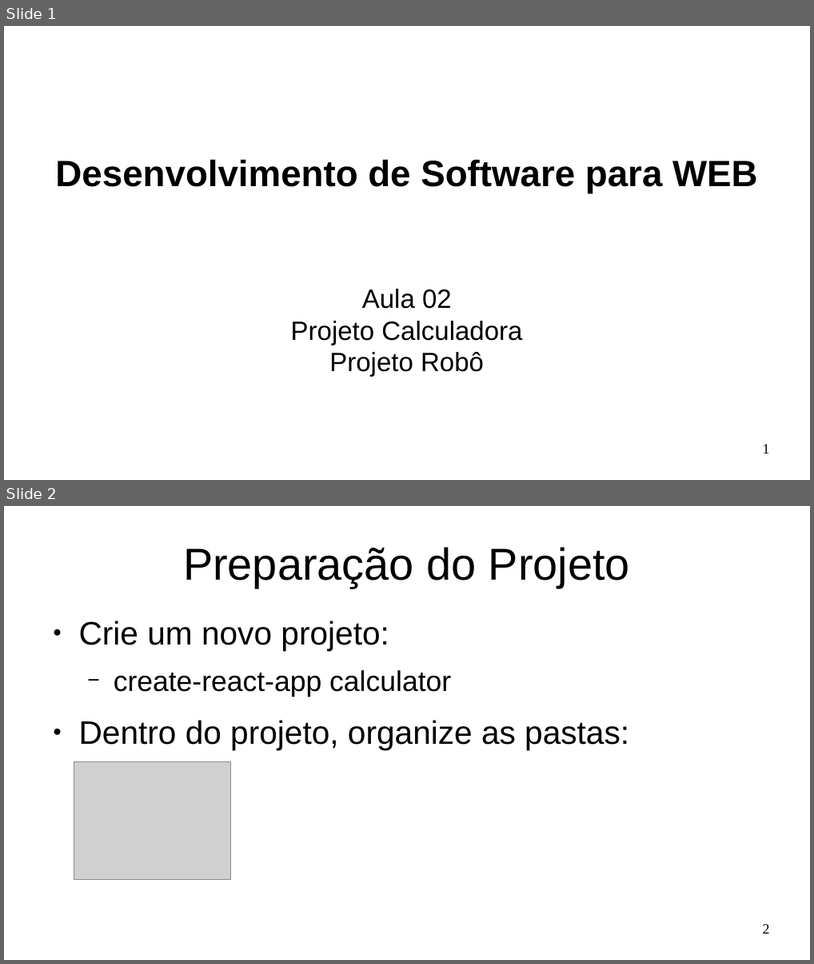
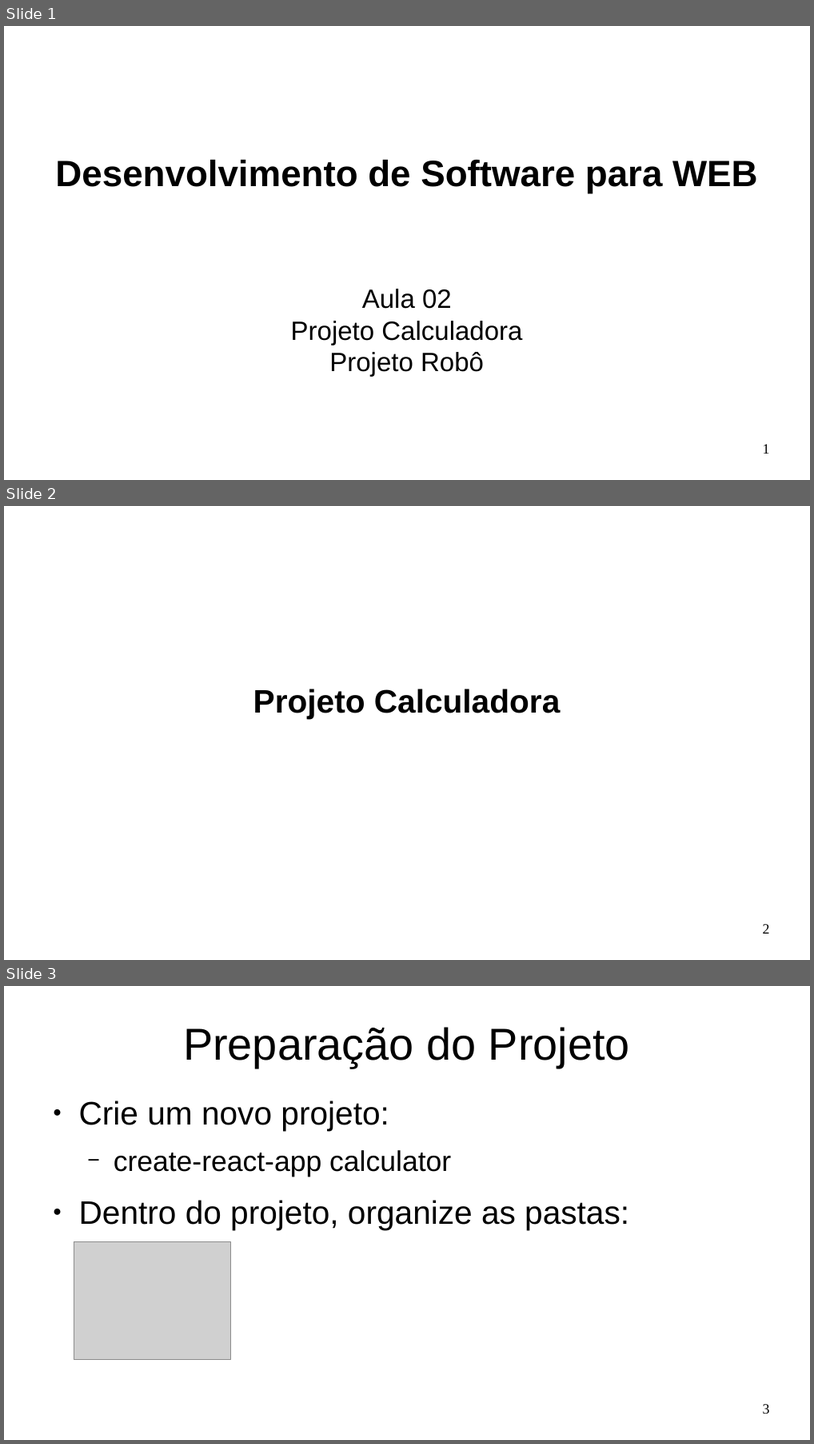
Before and after one commit to Marques-Dev/WEB_2020-1, a slide deck: SLIDES/aula02.odp. Shown one above the other, each under a label of ours: slides 1 and 2 before the commit, slides 1, 2 and 3 after it. The pictures are 814x964 and 814x1444 pixels, drawn with LibreOffice and Linux fonts; fonts in the diff are those of the drawing; grey boxes stand for pictures. Boxes give left, top, right and bottom in pixels: in the first picture for what was removed or moved away, otherwise in the second. Text is boxed around its words. In the diff, an @@ line names an element or a change of style, - is before the commit and + after.

```diff
--- a/SLIDES/aula02.odp
+++ b/SLIDES/aula02.odp
@@ slide 2 added at (x1=4, y1=506, x2=810, y2=960), background #FFFFFF @@
@@ subtitle added at (x1=254, y1=688, x2=560, y2=718), 32 pt, text #000000, bold @@
+Projeto Calculadora
@@ page number added at (x1=763, y1=924, x2=770, y2=933), 14 pt, text #000000 @@
+2
@@ what was slide 2 is now slide 3 @@
@@ page number at (x1=763, y1=1404, x2=770, y2=1413): text changed @@
-2
+3
```
Also in this commit, not shown: 4 other slides added, 9 other files.
